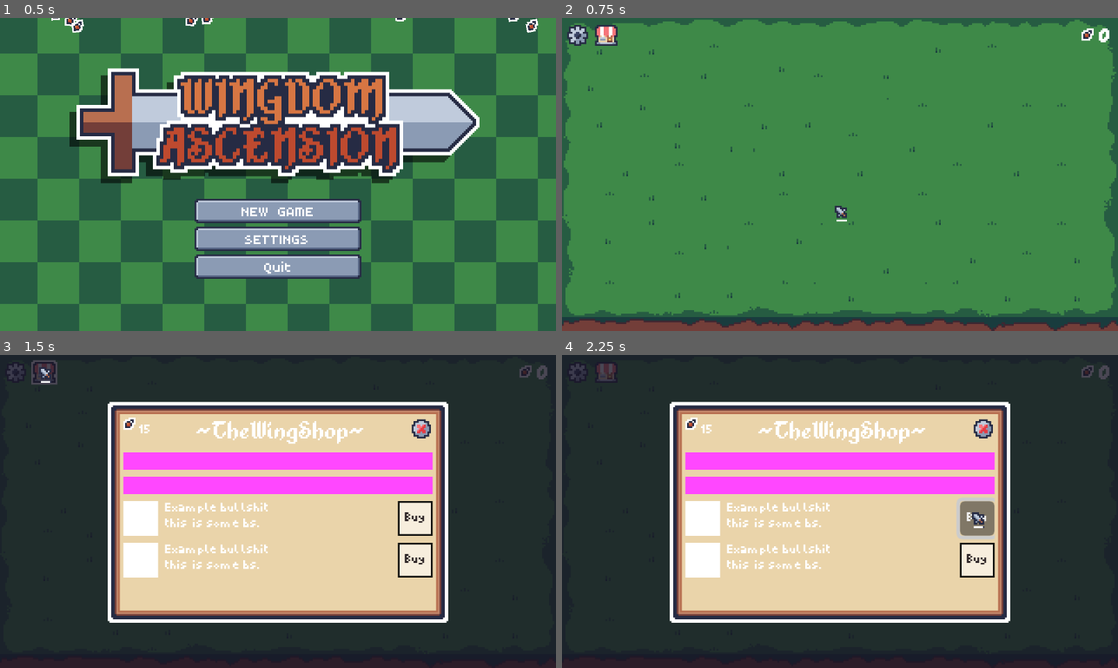
Above: before the commit, frames 1-4 (two rows, left to right).
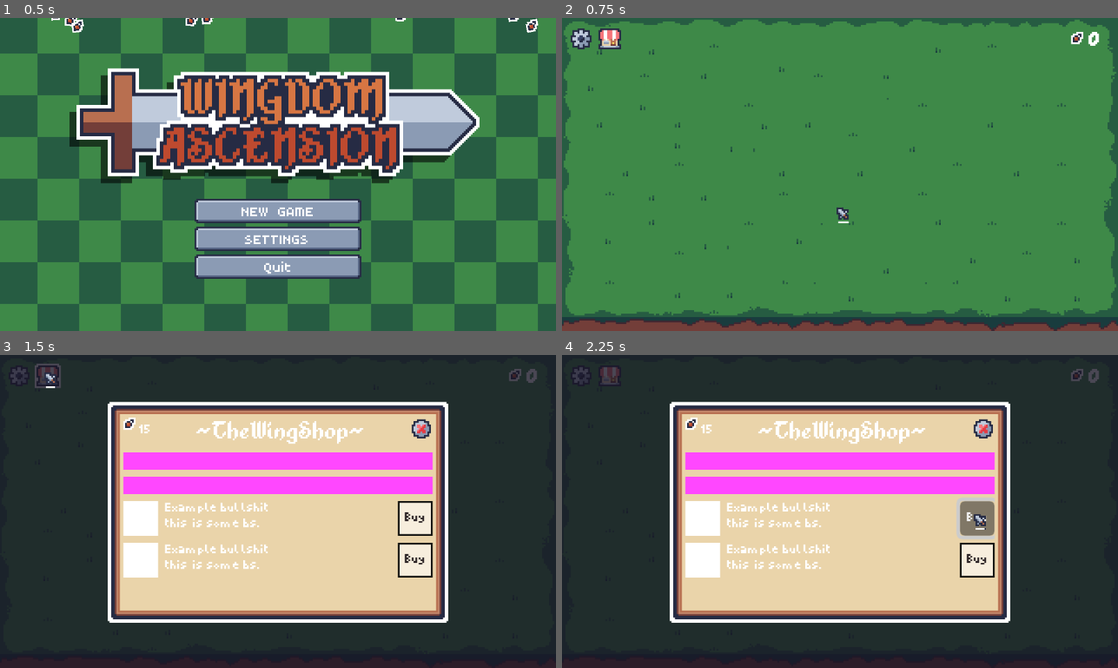
Above: after the commit, the same moments.

Repository: mrbartchak/chicken-incremental-game
Game: Godot game, scene res://ui/menu/main/main_menu.tscn
Two runs of this game, one before a commit and one after it. Both use one fixed random seed, a clock stepped at 60 frames per second and the inputs below. Sound files missing from this copy of the repository are replaced by a short silence.
Inputs (mouse positions are in pixels of both pictures, inside the frame that each line leads up to; where the layout moved, square brackets give the same spot in the first picture):
- Up to frame 1 (0.5 s): no input
- Up to frame 2 (0.75 s): click "NEW GAME" at 0.5 s
- Up to frame 3 (1.5 s): click (50, 376) [44, 373] at 1.25 s
- Up to frame 4 (2.25 s): click "Buy" at 2 s

Frame 1 is identical in both runs. In frame 2, 1.0% of the frame differs, in the area x 0-99%, y 1-66%; in frame 3, 0.5%; in frame 4, 0.4%.

Commit message:
some stuff

Diff:
--- a/core/game.tscn
+++ b/core/game.tscn
@@ -50,9 +50,9 @@
 anchor_right = 1.0
 offset_bottom = 16.0
 grow_horizontal = 2
-theme_override_constants/margin_left = 2
-theme_override_constants/margin_top = 2
-theme_override_constants/margin_right = 4
+theme_override_constants/margin_left = 4
+theme_override_constants/margin_top = 4
+theme_override_constants/margin_right = 10
 
 [node name="TopBar" type="HBoxContainer" parent="HUD/MarginContainer"]
 layout_mode = 2
--- a/drops/wings/wing.gd
+++ b/drops/wings/wing.gd
@@ -12,6 +12,7 @@
 var collected: bool = false
 
 func _ready() -> void:
+	pop_in()
 	velocity = pop_velocity
 	velocity.x = randf_range(-30, 30)
 	stop_after_delay()
@@ -37,3 +38,7 @@
 	$CollectSound.play()
 	await $CollectSound.finished
 	queue_free()
+
+func pop_in() -> void:
+	var tween = create_tween().set_ease(Tween.EASE_OUT).set_trans(Tween.TRANS_BACK)
+	tween.tween_property(self, "scale", Vector2(1, 1), 0.6).from(Vector2(0, 0))
--- a/entities/chickens/chicken.gd
+++ b/entities/chickens/chicken.gd
@@ -6,6 +6,9 @@
 var max_health: int = 1
 var health: int
 var dead: bool = false
+
+var is_hovered: bool = false
+var scale_tween: Tween
 
 @onready var state_machine: StateMachine = $StateMachine
 @onready var sprite: AnimatedSprite2D = $Sprite
@@ -79,3 +82,21 @@
 	sprite.modulate = Color.ORANGE_RED
 	await get_tree().create_timer(flash_time).timeout
 	sprite.modulate = Color(1, 1, 1)
+
+func scale_up():
+	if scale_tween:
+		scale_tween.kill()
+
+	scale_tween = create_tween()
+	scale_tween.set_ease(Tween.EASE_OUT)
+	scale_tween.set_trans(Tween.TRANS_BACK)
+	scale_tween.tween_property(self, "scale", 1.2, 0.1)
+
+func scale_down():
+	if scale_tween:
+		scale_tween.kill()
+
+	scale_tween = create_tween()
+	scale_tween.set_ease(Tween.EASE_OUT)
+	scale_tween.set_trans(Tween.TRANS_BACK)
+	scale_tween.tween_property(self, "scale", 1.0, 0.1)
--- a/project.godot
+++ b/project.godot
@@ -36,5 +36,5 @@
 [rendering]
 
 textures/canvas_textures/default_texture_filter=0
-environment/defaults/default_clear_color=Color(0.24313726, 0.5372549, 0.28235295, 1)
+environment/defaults/default_clear_color=Color(0.14901961, 0.16862746, 0.26666668, 1)
 2d/snap/snap_2d_vertices_to_pixel=true
--- a/sword/sword.tscn
+++ b/sword/sword.tscn
@@ -40,7 +40,7 @@
 }]
 
 [sub_resource type="CircleShape2D" id="CircleShape2D_ghqvi"]
-radius = 7.0
+radius = 5.0
 
 [sub_resource type="StyleBoxFlat" id="StyleBoxFlat_h6js7"]
 content_margin_left = 2.0
@@ -72,10 +72,10 @@
 frame_progress = 1.0
 
 [node name="Sprite2D" type="Sprite2D" parent="."]
+position = Vector2(1, 1)
 texture = ExtResource("3_hhjym")
 
 [node name="AttackHitbox" type="CollisionShape2D" parent="."]
-position = Vector2(0.5, 0.5)
 shape = SubResource("CircleShape2D_ghqvi")
 
 [node name="SwingSound" type="AudioStreamPlayer2D" parent="."]
@@ -83,10 +83,10 @@
 volume_db = -10.0
 
 [node name="CooldownBar" type="ProgressBar" parent="."]
-offset_left = -2.0
-offset_top = 5.0
-offset_right = 38.0
-offset_bottom = 11.666667
+offset_left = -1.0
+offset_top = 6.0
+offset_right = 39.0
+offset_bottom = 12.666667
 scale = Vector2(0.15, 0.15)
 theme_override_styles/background = SubResource("StyleBoxFlat_h6js7")
 theme_override_styles/fill = SubResource("StyleBoxFlat_hhjym")
--- a/ui/hud/hud.gd
+++ b/ui/hud/hud.gd
@@ -1,6 +1,7 @@
 class_name Hud
 extends Control
 
+@onready var wing_count_group: HBoxContainer = $MarginContainer/TopBar/RightGroup
 @onready var wing_count_label: Label = $MarginContainer/TopBar/RightGroup/WingCount
 @onready var shop: ShopMenu = $ShopMenu
 @onready var ingame_settings: IngameSettings = $IngameSettings
@@ -8,15 +9,28 @@
 func _ready() -> void:
 	connect_signals()
 
+func connect_signals() -> void:
+	GameState.wings_changed.connect(update_wing_count_label)
+
+# ================
+#    Callbacks
+# ================
 func _on_settings_button_pressed() -> void:
 	ingame_settings.open()
 
 func _on_shop_button_pressed() -> void:
 	shop.open()
 
-func connect_signals() -> void:
-	GameState.wings_changed.connect(update_wing_count_label)
-
-
 func update_wing_count_label(amount: int) -> void:
 	wing_count_label.text = str(amount)
+	pop(wing_count_group)
+
+# ================
+#     Effects
+# ================
+func pop(target: Control):
+	var tween = create_tween()
+	tween.set_ease(Tween.EASE_OUT)
+	tween.set_trans(Tween.TRANS_BACK)
+	tween.tween_property(target, "scale", Vector2(1.2, 1.2), 0.1)
+	tween.tween_property(target, "scale", Vector2(1.0, 1.0), 0.1)
Binary file changed: ui/shared/sprites/background_island.png
